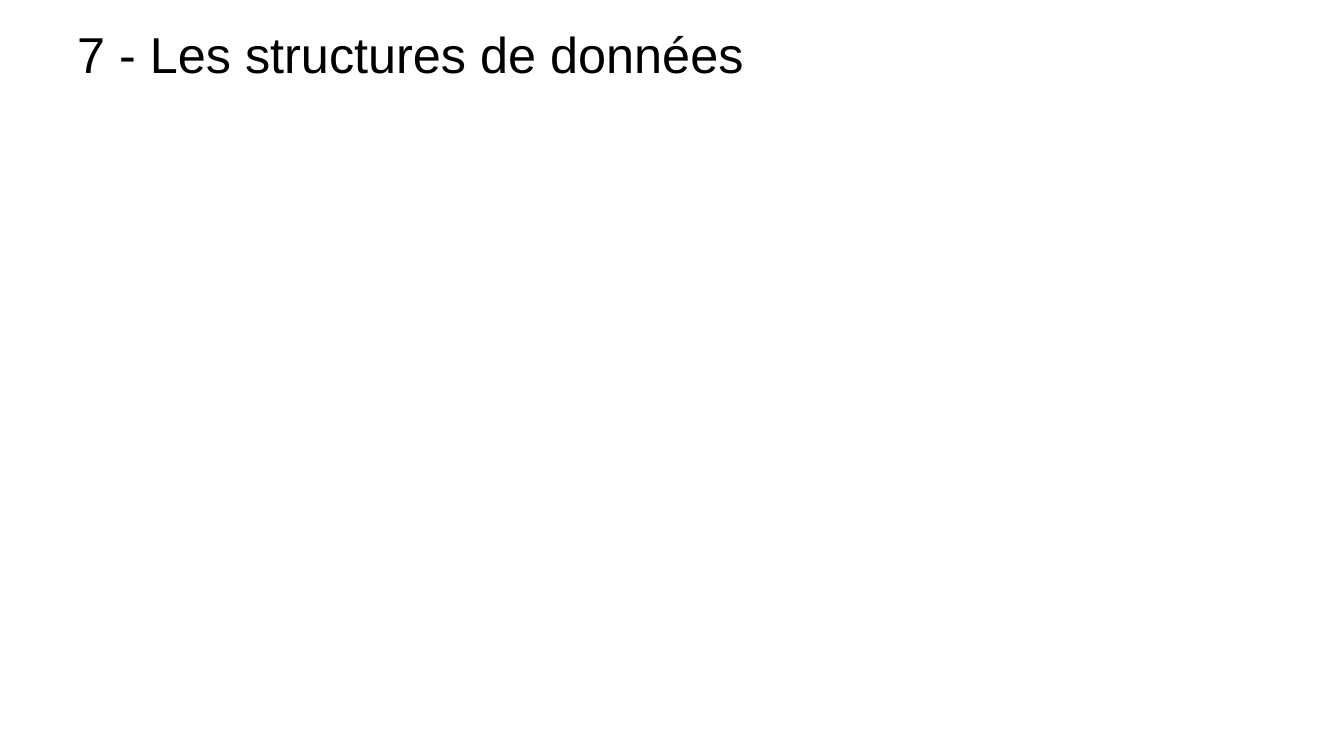
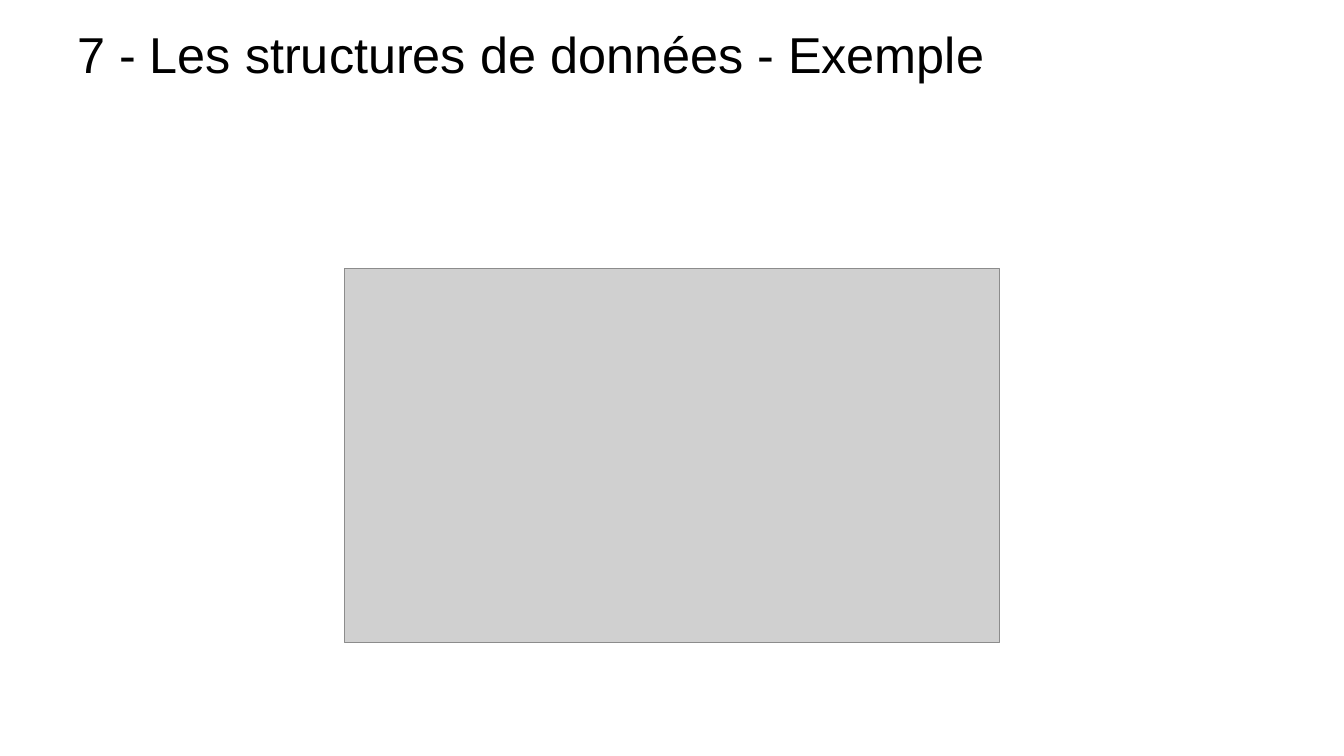
Before and after one commit to t-tortosa/cppCourses, a slide deck: slide 25 of POO.pptx (slide 20 before the commit). Drawn at 1344x756 pixels with LibreOffice and Linux fonts; fonts in the diff are those of the drawing; grey boxes stand for pictures; background and template pictures are left out. Boxes give left, top, right and bottom in pixels: in the first picture for what was removed or moved away, otherwise in the second. Text is boxed around its words. In the diff, an @@ line names an element or a change of style, - is before the commit and + after.

```diff
--- a/POO.pptx
+++ b/POO.pptx
@@ title at [77, 36, 984, 83]: text changed @@
-7 - Les structures de données
+7 - Les structures de données - Exemple
@@ picture added at [345, 268, 1000, 642] @@
```
Also in this commit, not shown: 11 other slides changed, 7 slides added, 1 slide removed, 9 other files.
